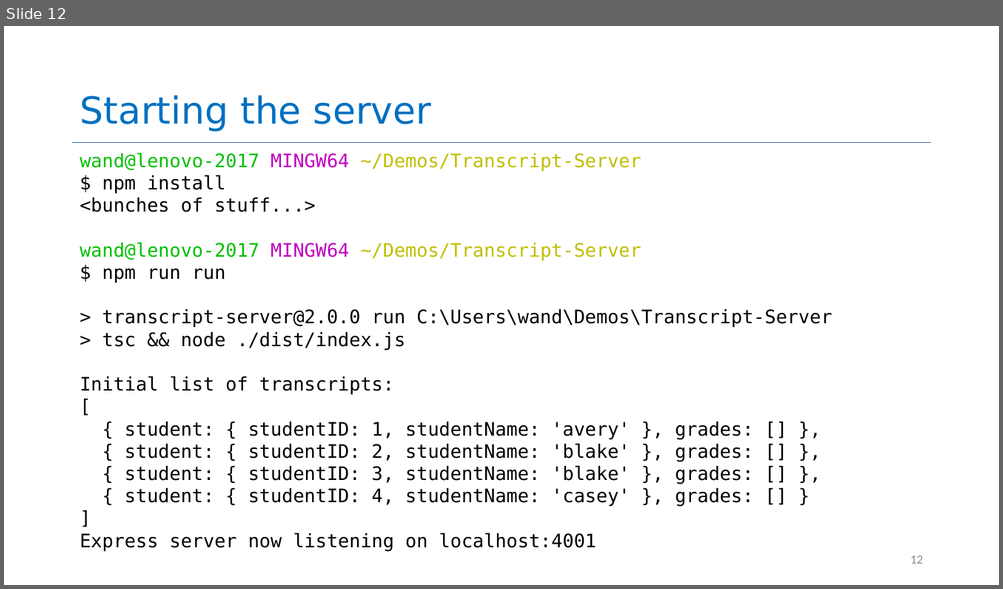
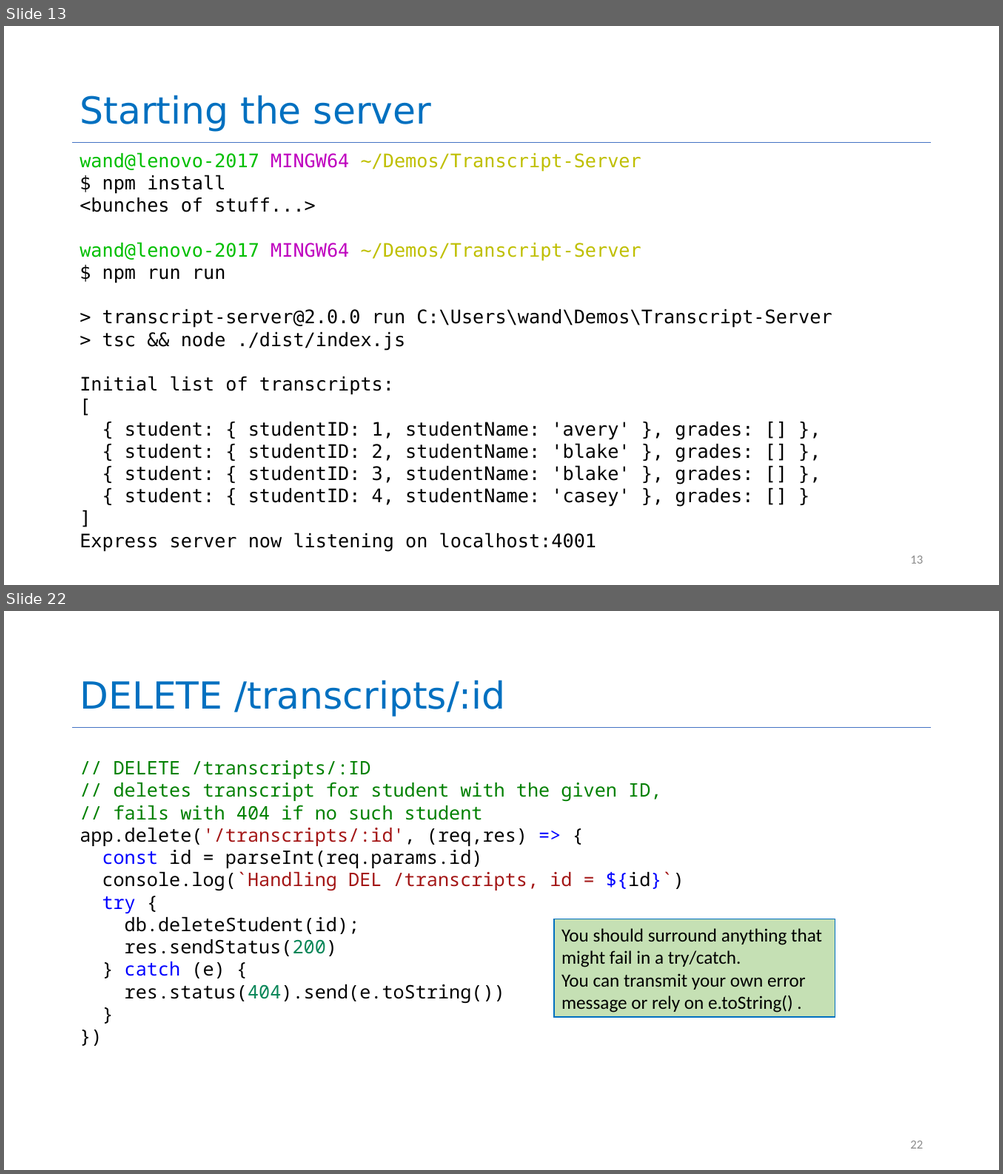
Before and after one commit to neu-se/CS4530-CS5500-Spring-2021, a slide deck: Slides/Lesson 3.4 Building a REST server.pptx. Shown one above the other, each under a label of ours: slide 12 before the commit, slides 13 and 22 after it; the slides between them are not shown. The pictures are 1003x589 and 1003x1174 pixels, drawn with LibreOffice and Linux fonts; fonts in the diff are those of the drawing. Boxes give left, top, right and bottom in pixels: in the first picture for what was removed or moved away, otherwise in the second. Text is boxed around its words. In the diff, an @@ line names an element or a change of style, - is before the commit and + after.

```diff
--- a/Slides/Lesson 3.4 Building a REST server.pptx
+++ b/Slides/Lesson 3.4 Building a REST server.pptx
@@ slide 22 added at (4,611,999,1170), background #FFFFFF; not listed: 1 template element that a slide beside it also shows @@
@@ title added at (79,680,505,717), 36 pt, text #0070C0 @@
+DELETE /transcripts/:id
@@ text added at (79,760,684,1003), 18 pt, text #000000 @@
+// DELETE /transcripts/:ID
+// deletes transcript for student with the given ID,
+// fails with 404 if no such student
+app.delete('/transcripts/:id', (req,res) => {
+const id = parseInt(req.params.id)
+console.log(`Handling DEL /transcripts, id = ${id}`)
+try {
+db.deleteStudent(id);
+res.sendStatus(200)
+} catch (e) {
+res.status(404).send(e.toString())
+}
+})
@@ rectangle added at (554,919,835,1017), fill #C5E0B4, outline #0070C0 1 pt, 18 pt, text #000000 @@
+You should surround anything that might fail in a try/catch.
+You can transmit your own error message or rely on e.toString() .
@@ page number added at (910,1141,922,1149), 12 pt, text #8C8C8C @@
+22
@@ what was slide 12 is now slide 13 @@
@@ page number at (910,556,922,564): text changed @@
-12
+13
```
Also in this commit, not shown: 9 slides changed, 9 other slides added, 2 slides removed, 5 other files.
